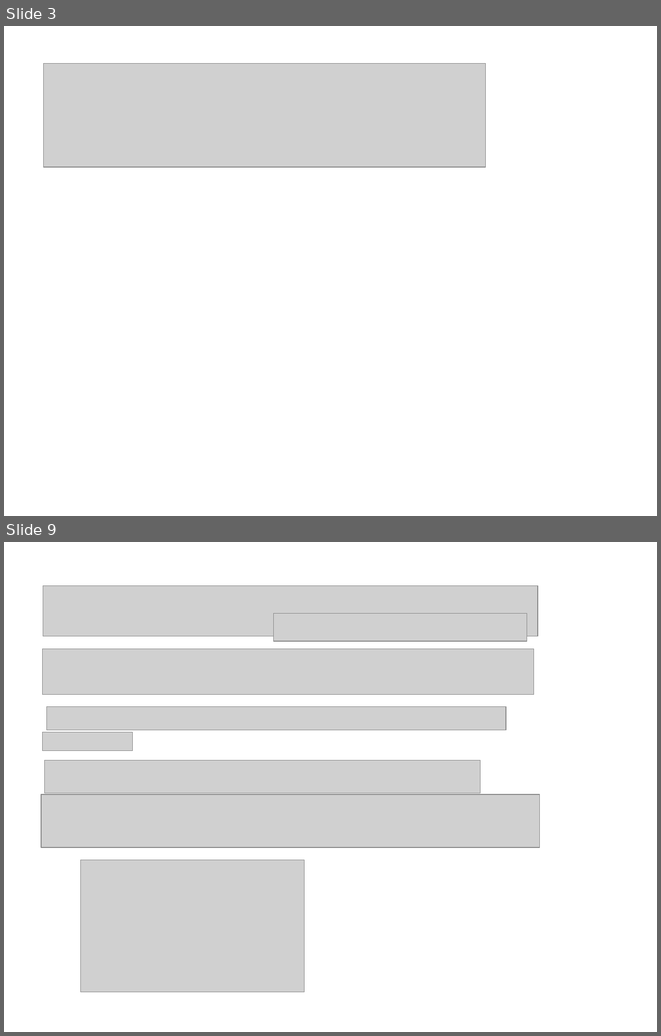
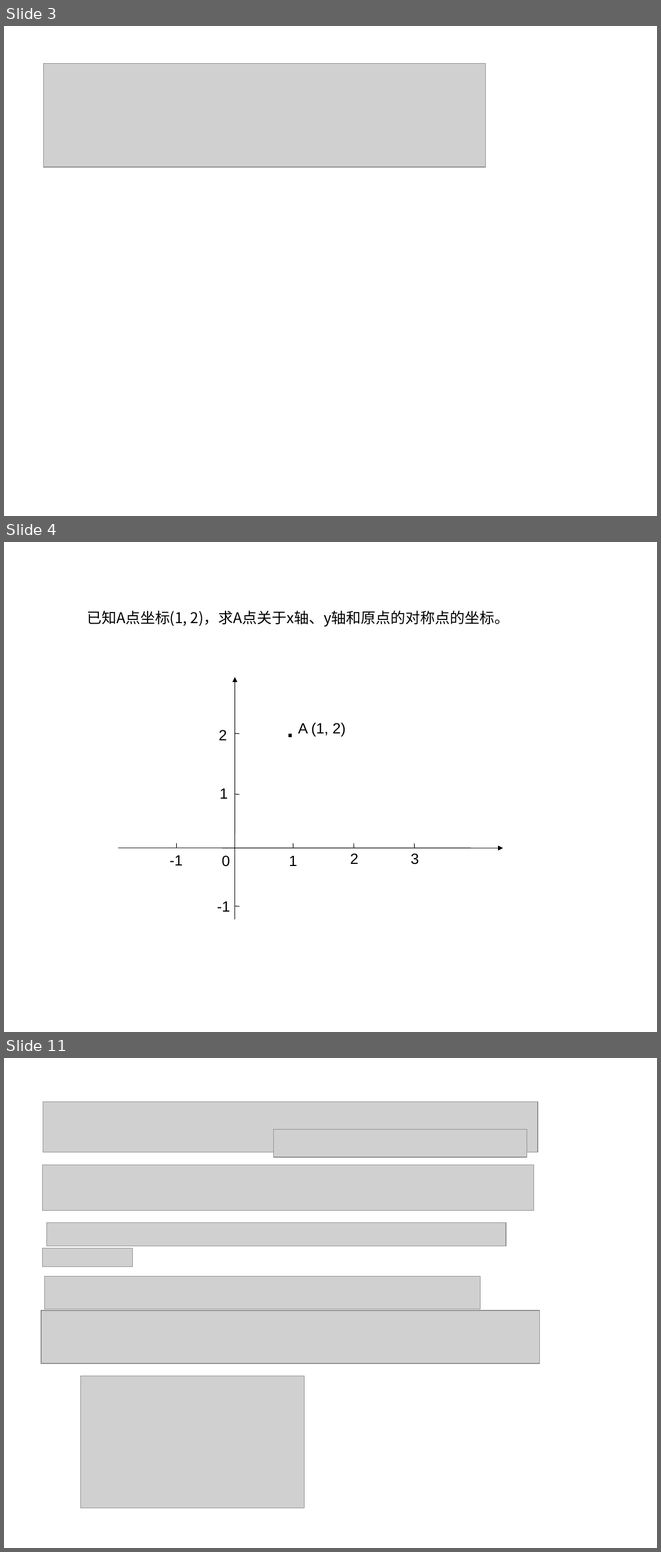
Before and after one commit to ericzhang/english-math, a slide deck: math/grade-8-上/8上数学北师大版-unit-3-位置与坐标.ppt. Shown one above the other, each under a label of ours: slides 3 and 9 before the commit, slides 3, 4 and 11 after it; the slides between them are not shown. The pictures are 661x1036 and 661x1552 pixels, drawn with LibreOffice and Linux fonts; fonts in the diff are those of the drawing; grey boxes stand for pictures. Boxes give left, top, right and bottom in pixels: in the first picture for what was removed or moved away, otherwise in the second. Text is boxed around its words. In the diff, an @@ line names an element or a change of style, - is before the commit and + after.

```diff
--- a/math/grade-8-上/8上数学北师大版-unit-3-位置与坐标.ppt
+++ b/math/grade-8-上/8上数学北师大版-unit-3-位置与坐标.ppt
@@ slide 4 added at [4,542,657,1032], background #FFFFFF @@
@@ text added at [87,610,509,627], 18 pt, text #000000 @@
+已知A点坐标(1, 2)，求A点关于x轴、y轴和原点的对称点的坐标。
@@ arrow added from (235, 919) to (235, 677), #000000 0.74 pt @@
@@ text added at [281,714,300,745], 28 pt, text #000000, bold @@
+.
@@ text added at [219,730,227,740], 18 pt, text #000000 @@
+2
@@ text added at [298,722,346,736], 18 pt, text #000000 @@
+A (1, 2)
@@ line added from (235, 733) to (239, 733), #000000 0.74 pt @@
@@ text added at [220,788,228,799], 18 pt, text #000000 @@
+1
@@ line added from (235, 794) to (239, 794), #000000 0.74 pt @@
@@ line added from (176, 843) to (176, 848), #000000 0.74 pt @@
@@ line added from (293, 843) to (293, 848), #000000 0.74 pt @@
@@ line added from (354, 843) to (354, 848), #000000 0.74 pt @@
@@ line added from (415, 843) to (415, 848), #000000 0.74 pt @@
@@ arrow added from (118, 848) to (503, 848), #000000 0.74 pt @@
@@ text added at [169,855,183,865], 18 pt, text #000000 @@
+-1
@@ text added at [222,855,230,866], 18 pt, text #000000 @@
+0
@@ freeform shape added at [281,848,281,848], outline #000000 0.74 pt @@
@@ text added at [289,855,298,866], 18 pt, text #000000 @@
+1
@@ text added at [350,853,359,864], 18 pt, text #000000 @@
+2
@@ text added at [411,853,419,864], 18 pt, text #000000 @@
+3
@@ text added at [217,901,230,911], 18 pt, text #000000 @@
+-1
@@ line added from (235, 906) to (239, 907), #000000 0.74 pt @@
@@ what was slide 9 is now slide 11 @@
```
Also in this commit, not shown: 1 slide changed, 1 other slide added, 27 other files.
